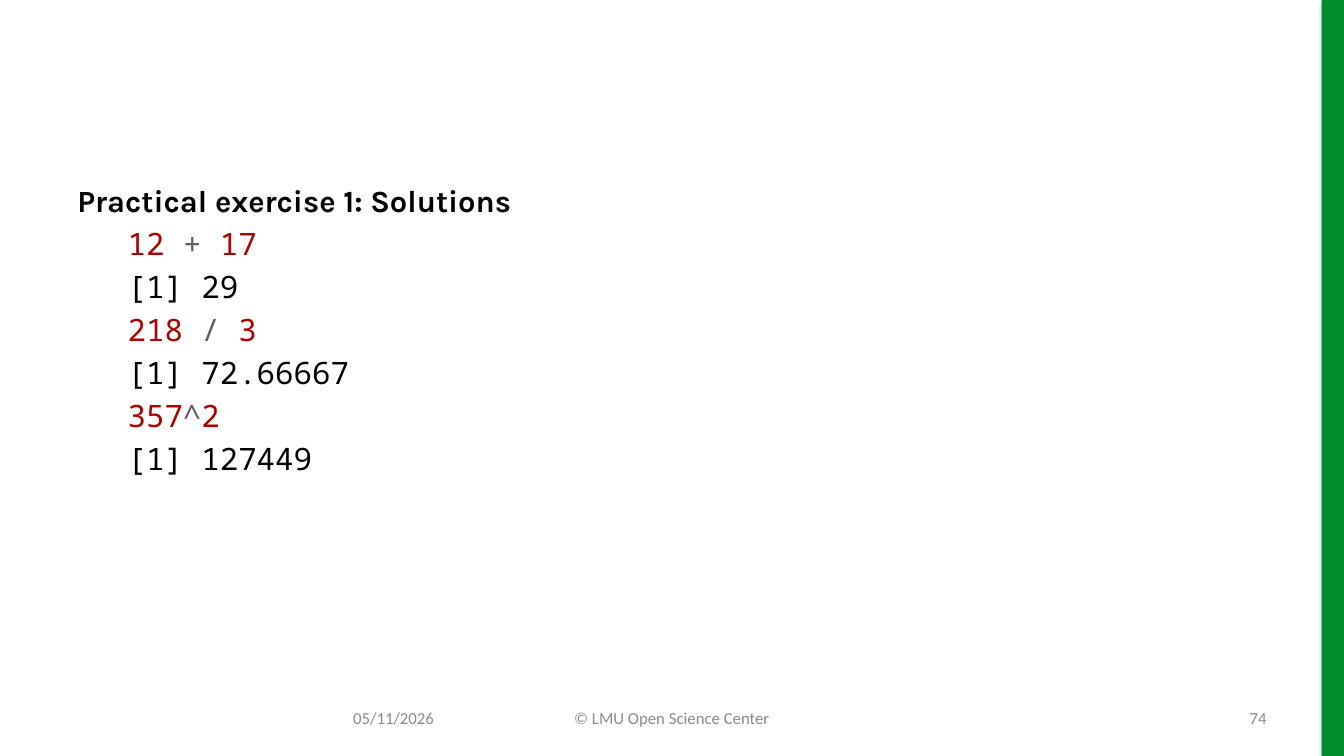
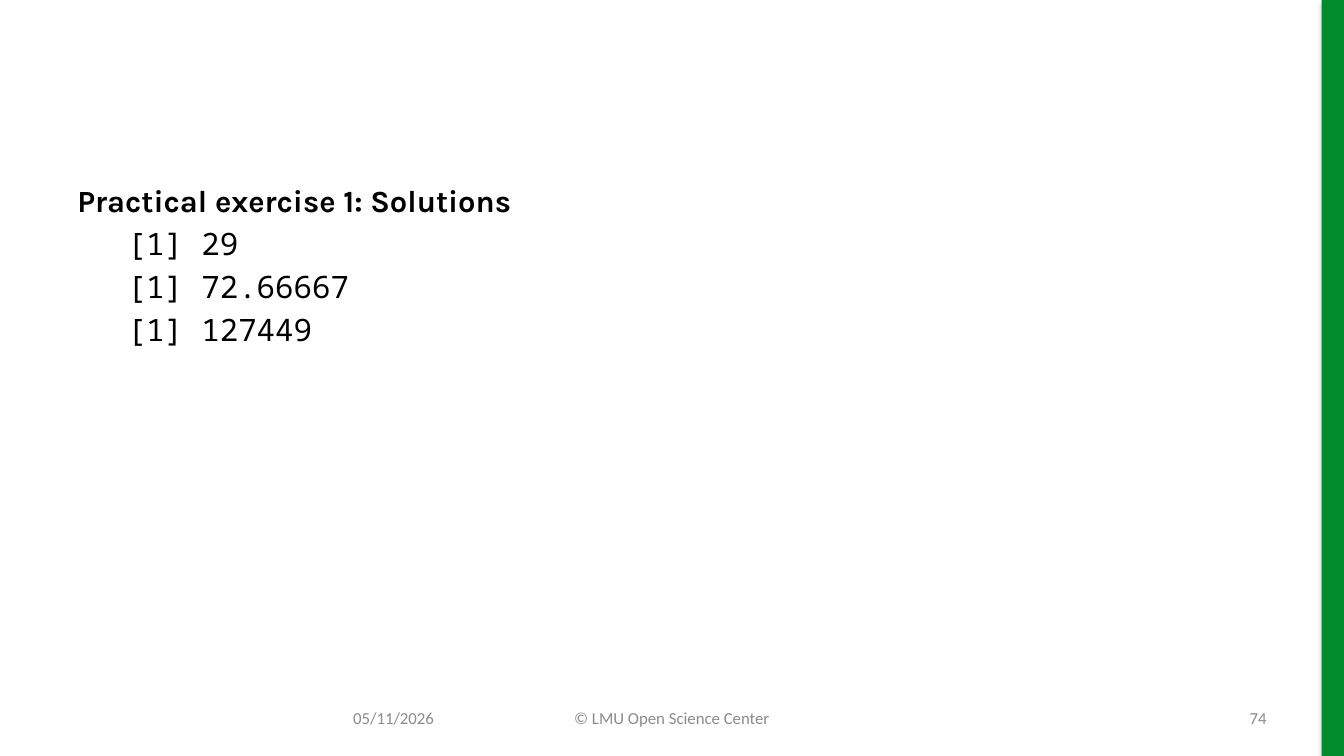
Before and after one commit to lmu-osc/slides-r-part-I, a slide deck: slide 74 of slides-r-part-I.pptx. Drawn at 1344x756 pixels with LibreOffice and Linux fonts; fonts in the diff are those of the drawing; background and template pictures are left out. Boxes give left, top, right and bottom in pixels: in the first picture for what was removed or moved away, otherwise in the second. Text is boxed around its words. In the diff, an @@ line names an element or a change of style, - is before the commit and + after.

```diff
--- a/slides-r-part-I.pptx
+++ b/slides-r-part-I.pptx
@@ text at (128, 232, 257, 255): paragraph removed @@
-12 + 17
@@ text at (128, 318, 256, 342): paragraph removed @@
-218 / 3
@@ text at (128, 404, 220, 428): paragraph removed @@
-357^2
```
Also in this commit, not shown: 29 other slides changed, 34 other files.
